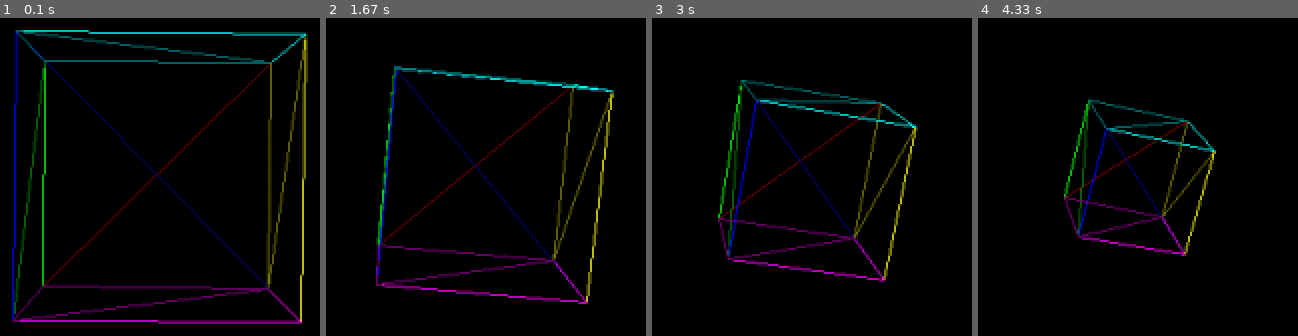
Above: before the commit, frames 1-4 (left to right).
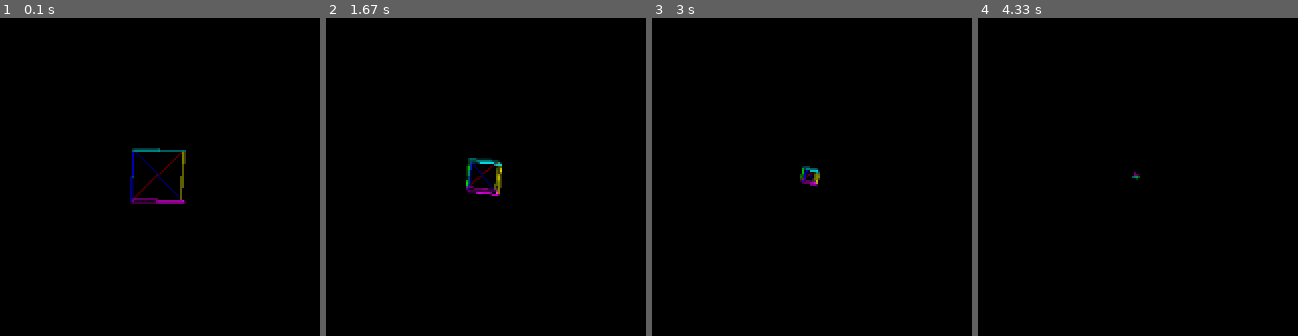
Above: after the commit, the same moments.

Repository: usamapal01/cubePygame3
Game: pygame game, started from softwaredrawing.py
Two runs of this game, one before a commit and one after it. Both use one fixed random seed, a clock stepped at 60 frames per second and the inputs below.
Inputs:
- Up to frame 1 (0.1 s): no input
- Up to frame 2 (1.67 s): no input
- Up to frame 3 (3 s): no input
- Up to frame 4 (4.33 s): no input

The runs differ from the first frame. In frame 1, 11% of the frame differs, in the area x 3-97%, y 3-97%; in frame 2, 7.1%; in frame 3, 6.4%; in frame 4, 4.4%.

Commit message:
Optimized code

Diff:
--- a/Object3D_mat.py
+++ b/Object3D_mat.py
@@ -12,15 +12,111 @@
 
 class Object3D:
     def __init__(self, mesh: Mesh3D,
-                 position: numpy.array = numpy.array([0.0, 0.0, 0.0]),
-                 orientation: numpy.array = numpy.array([0.0, 0.0, 0.0]),
-                 scale: numpy.array = numpy.array([0.5, 0.5, 0.5])):
+                 position: pygame.Vector3 = pygame.Vector3(0.0, 0.0, 0.0),
+                 orientation: pygame.Vector3 = pygame.Vector3(0.0, 0.0, 0.0),
+                 scale: pygame.Vector3 = pygame.Vector3(1.0, 1.0, 1.0),):
         self.mesh = mesh
         self.position = position
         self.orientation = orientation
         self.scale = scale
-
-    def local_to_world(self, local_vertex: numpy.array) -> numpy.array:
+        self.model_matrix = None
+        self.view_matrix = None
+        self.projection_matrix = None
+
+    def projection_matrix_update(self, frustum):
+        near, far, left, right, bottom, top = frustum
+
+        self.projection_matrix = numpy.array([
+            [2 * near / (right - left), 0, (right + left) / (right - left), 0],
+            [0, 2 * near / (top - bottom), (top + bottom) / (top - bottom), 0],
+            [0, 0, (far + near) / (near - far), 2 * far * near / (near - far)],
+            [0, 0, -1, 0]
+        ])
+
+    def view_matrix_update(self, camera):
+        eyeX, eyeY, eyeZ, atX, atY, atZ, upX, upY, upZ = camera
+
+        forward = numpy.array([atX - eyeX, atY - eyeY, atZ - eyeZ])
+        forward = forward / numpy.linalg.norm(forward)
+
+        right = numpy.cross(forward, numpy.array([upX, upY, upZ]))
+        right = right / numpy.linalg.norm(right)
+
+        up = numpy.cross(right, forward)
+        up = up / numpy.linalg.norm(up)
+
+        eye = numpy.array([eyeX, eyeY, eyeZ])
+
+        tx = numpy.dot(eye, right)
+        ty = numpy.dot(eye, up)
+        tz = numpy.dot(eye, forward)
+
+        a_camera = numpy.array([[right[0], up[0], forward[0], 0],
+                                [right[1], up[1], forward[1], 0],
+                                [right[2], up[2], forward[2], 0],
+                                [tx, ty, tz, 1]])
+
+        self.view_matrix = numpy.linalg.inv(a_camera)
+
+    def model_matrix_update(self):
+        # scale
+        scale_mat = numpy.array([[self.scale[0], 0, 0, 0],
+                                 [0, self.scale[1], 0, 0],
+                                 [0, 0, self.scale[2], 0],
+                                 [0, 0, 0, 1]])
+
+        x, y, z = self.orientation  # unpacking
+
+        yaw_cos = math.cos(y)  # math.cos(self.orientation[1]
+        yaw_sin = math.sin(y)
+
+        pitch_cos = math.cos(x)  # math.cos(self.orientation[0]
+        pitch_sin = math.sin(x)
+
+        roll_cos = math.cos(z)  # math.cos(self.orientation[2]
+        roll_sin = math.sin(z)
+
+        # Yaw (Rotate Y-Axis)
+        yaw_mat = numpy.array([
+            [yaw_cos, 0, -yaw_sin, 0],
+            [0, 1, 0, 0],
+            [yaw_sin, 0, yaw_cos, 0],
+            [0, 0, 0, 1]
+        ])
+
+        # Pitch (Rotate X-Axis)
+        pitch_mat = numpy.array([
+            [1, 0, 0, 0],
+            [0, pitch_cos, pitch_sin, 0],
+            [0, -pitch_sin, pitch_cos, 0],
+            [0, 0, 0, 1]
+        ])
+
+        # Roll (Rotate Z-Axis)
+        roll_mat = numpy.array([
+            [roll_cos, roll_sin, 0, 0],
+            [-roll_sin, roll_cos, 0, 0],
+            [0, 0, 1, 0],
+            [0, 0, 0, 1]
+        ])
+
+        # translate
+        translated_mat = numpy.array([
+            [1, 0, 0, self.position[0]],
+            [0, 1, 0, self.position[1]],
+            [0, 0, 1, self.position[2]],
+            [0, 0, 0, 1]
+        ])
+
+        # rotate (multiplying matrices in correct order)
+        self.model_matrix = numpy.matmul(translated_mat, numpy.matmul(roll_mat, numpy.matmul(
+            pitch_mat, numpy.matmul(yaw_mat, scale_mat))))
+
+        # # rotate
+        # self.model_matrix = numpy.matmul(translated_matrix, numpy.matmul(a_roll, numpy.matmul(
+        #     a_pitch, numpy.matmul(a_yaw, scale_matrix))))
+
+    def local_to_world(self, local_vertex: numpy.array, model_matrix) -> numpy.array:
         """
         Transforms the given local-space vertex to world space,
         by applying the translation, orientation, and scale vectors
@@ -33,62 +129,12 @@
         # then rotate yaw, rotate pitch, rotate roll
         # then translate.
 
-        # scale
-        scale_mat = numpy.array([[self.scale[0], 0, 0, 0],
-                                 [0, self.scale[1], 0, 0],
-                                 [0, 0, self.scale[2], 0],
-                                 [0, 0, 0, 1]])
-
-        x, y, z = self.orientation  # unpacking
-
-        yaw_cos = math.cos(y)  # math.cos(self.orientation[1]
-        yaw_sin = math.sin(y)
-
-        pitch_cos = math.cos(x)  # math.cos(self.orientation[0]
-        pitch_sin = math.sin(x)
-
-        roll_cos = math.cos(z)  # math.cos(self.orientation[2]
-        roll_sin = math.sin(z)
-
-        # Yaw (Rotate Y-Axis)
-        yaw_mat = numpy.array([
-            [yaw_cos, 0, -yaw_sin, 0],
-            [0, 1, 0, 0],
-            [yaw_sin, 0, yaw_cos, 0],
-            [0, 0, 0, 1]
-        ])
-
-        # Pitch (Rotate X-Axis)
-        pitch_mat = numpy.array([
-            [1, 0, 0, 0],
-            [0, pitch_cos, pitch_sin, 0],
-            [0, -pitch_sin, pitch_cos, 0],
-            [0, 0, 0, 1]
-        ])
-
-        # Roll (Rotate Z-Axis)
-        roll_mat = numpy.array([
-            [roll_cos, roll_sin, 0, 0],
-            [-roll_sin, roll_cos, 0, 0],
-            [0, 0, 1, 0],
-            [0, 0, 0, 1]
-        ])
-
-        # translate
-        translated_mat = numpy.array([
-            [1, 0, 0, self.position[0]],
-            [0, 1, 0, self.position[1]],
-            [0, 0, 1, self.position[2]],
-            [0, 0, 0, 1]
-        ])
-
-        # rotate (multiplying matrices in correct order)
-        local_vertex = numpy.matmul(translated_mat, numpy.matmul(roll_mat, numpy.matmul(
-            pitch_mat, numpy.matmul(yaw_mat, numpy.matmul(scale_mat, local_vertex)))))
-
-        return local_vertex
-
-    def world_to_view(self, world_vertex, camera) -> numpy.array:
+        # local_vertex = numpy.matmul(model_matrix, local_vertex)
+        # return local_vertex
+
+        return numpy.matmul(model_matrix, local_vertex)
+
+    def world_to_view(self, world_vertex, view_matrix) -> numpy.array:
         """
         Transforms the given world-space vertex to view space,
         by translating and rotating the object according to the
@@ -97,59 +143,24 @@
 
         # We don't have a movable camera for this demo, so world space
         # is identical to view space.
-        eyeX, eyeY, eyeZ, atX, atY, atZ, upX, upY, upZ = camera
-
-        forward = numpy.array([atX - eyeX, atY - eyeY, atZ - eyeZ])
-        forward = forward / numpy.linalg.norm(forward)
-
-        right = numpy.cross(forward, numpy.array([upX, upY, upZ]))
-        right = right / numpy.linalg.norm(right)
-
-        up = numpy.cross(right, forward)
-        up = up / numpy.linalg.norm(up)
-
-        eye = numpy.array([eyeX, eyeY, eyeZ])
-
-        tx = numpy.dot(eye, right)
-        ty = numpy.dot(eye, up)
-        tz = numpy.dot(eye, forward)
-
-        a_camera = numpy.array([[right[0], up[0], forward[0], 0],
-                                [right[1], up[1], forward[1], 0],
-                                [right[2], up[2], forward[2], 0],
-                                [tx, ty, tz, 1]])
-
-        a_camera_inverse = numpy.linalg.inv(a_camera)
-
-        world_vertex = numpy.matmul(a_camera_inverse, world_vertex)
-
-        # view_vertex = numpy.matmul(a_camera_inverse, world_vertex)
-        # return view_vertex
-
-        return world_vertex
-
-    def view_to_clip(self, view_vertex, frustum) -> numpy.array:
+
+        # world_vertex = numpy.matmul(view_matrix, world_vertex)
+        # return world_vertex
+
+        return numpy.matmul(view_matrix, world_vertex)
+
+    def view_to_clip(self, view_vertex, projection_matrix) -> numpy.array:
         """
         Projects the view-space vertex to clip space(normalized device coordinates).
         """
         # Finish this function to compute (xn, yn, zn) by first projecting
         # to the near-plane coordinates (xp, yp, zp), and then interpolating
         # along the clip space 2x2x2 cube.
-        near, far, left, right, bottom, top = frustum
-
-        a_persp = numpy.array([
-            [2 * near / (right - left), 0, (right + left) / (right - left), 0],
-            [0, 2 * near / (top - bottom), (top + bottom) / (top - bottom), 0],
-            [0, 0, (far + near) / (near - far), 2 * far * near / (near - far)],
-            [0, 0, -1, 0]
-        ])
-
-        view_vertex = numpy.matmul(a_persp, view_vertex)
+
+        view_vertex = numpy.matmul(projection_matrix, view_vertex)
 
         view_vertex = numpy.array([view_vertex[0] / view_vertex[3],
-                                   view_vertex[1] / view_vertex[3],
-                                   view_vertex[2], view_vertex[3]
-                                   ])
+                                   view_vertex[1] / view_vertex[3], view_vertex[2], view_vertex[3]])
         return view_vertex
 
     def clip_to_screen(self, clip_vertex, surface: pygame.Surface) -> tuple[int, int]:
@@ -170,12 +181,37 @@
         # the the positive y-axis goes DOWN in Pygame, but UP in clip space.
         return int(xs), int(ys)
 
-    def draw(self, surface: pygame.Surface, frustum, camera):
+    # def draw(self, surface: pygame.Surface, frustum, camera):
+    #     projected = []
+    #     for v_local in self.mesh.vertices:
+    #         v_world = self.local_to_world(v_local)
+    #         v_view = self.world_to_view(v_world, camera)
+    #         v_clip = self.view_to_clip(v_view, frustum)
+    #         v_screen = self.clip_to_screen(v_clip, surface)
+    #         projected.append(v_screen)
+    #
+    #     for tri in self.mesh.faces:
+    #         a, b, c = (
+    #             projected[tri[0]],
+    #             projected[tri[1]],
+    #             projected[tri[2]],
+    #         )
+    #         primitives.draw_triangle(surface, a, b, c, tri[3])
+
+    def draw(self, surface: pygame.Surface, model_matrix, view_matrix, projection_matrix):
         projected = []
+        # self.model_matrix_update()
+        # self.view_matrix_update(camera)
+        # self.projection_matrix_update(frustum)
         for v_local in self.mesh.vertices:
-            v_world = self.local_to_world(v_local)
-            v_view = self.world_to_view(v_world, camera)
-            v_clip = self.view_to_clip(v_view, frustum)
+            # v_world = self.local_to_world(v_local)
+            # v_view = self.world_to_view(v_world)
+            # v_clip = self.view_to_clip(v_view, frustum)
+            # v_screen = self.clip_to_screen(v_clip, surface)
+            # projected.append(v_screen)
+            v_world = self.local_to_world(v_local, model_matrix)
+            v_view = self.world_to_view(v_world, view_matrix)
+            v_clip = self.view_to_clip(v_view, projection_matrix)
             v_screen = self.clip_to_screen(v_clip, surface)
             projected.append(v_screen)
 
--- a/softwaredrawing.py
+++ b/softwaredrawing.py
@@ -3,6 +3,7 @@
 import math
 # from Object3D_mat import Object3D
 from Object3D_mat import Object3D
+
 
 ######
 # REQUIREMENTS:
@@ -21,7 +22,7 @@
     screen = pygame.display.set_mode((screen_width, screen_height))
     done = False
     m = make_cube()
-    m.position = pygame.Vector3(0, 0, -2)
+    m.position = pygame.Vector3(0, 0, -5)
 
     # Given the vertical half-FOV, compute coordinates of the perspective frustum.
     v_fov = 30
@@ -36,21 +37,51 @@
     print(near, far, left, right, bottom, top)
     frustum = (near, far, left, right, bottom, top)
     black = pygame.Color(0, 0, 0)
-    # m.scale[0] = 1
-    # m.scale[1] = 1
-    # m.scale[2] = 1
+    m.scale[0] = 0.25
+    m.scale[1] = 0.25
+    m.scale[2] = 0.25
+
+    # static_orientation = m.orientation
+    # static_position = m.position
+    # static_scale = m.scale
     camera = (1, 3, -2, 1, 3, -5, 0, 1, 0)
 
+    m.model_matrix_update()
+    m.view_matrix_update(camera)
+    m.projection_matrix_update(frustum)
+
+    curr_orientation = (m.orientation[0], m.orientation[1], m.orientation[2])
+    curr_scale = (m.scale[0], m.scale[1], m.scale[2])
+    curr_position = (m.position[0], m.position[1], m.position[2])
+    curr_camera = (camera[0], camera[1], camera[2], camera[3], camera[4], camera[5], camera[6], camera[7], camera[8])
+    curr_frustum = (frustum[0], frustum[1], frustum[2], frustum[3], frustum[4], frustum[5])
 
     while not done:
         screen.fill(black)
         for event in pygame.event.get():
             if event.type == pygame.QUIT:
                 done = True
+
+        # checking if the cube has been moved, scaled, or turned
+        if curr_orientation != m.orientation or curr_position != m.position or curr_scale != m.scale:
+            m.model_matrix_update()
+
+            curr_orientation = (m.orientation[0], m.orientation[1], m.orientation[2])
+            curr_scale = (m.scale[0], m.scale[1], m.scale[2])
+            curr_position = (m.position[0], m.position[1], m.position[2])
+        if curr_camera != (
+                camera[0], camera[1], camera[2], camera[3], camera[4], camera[5], camera[6], camera[7], camera[8]):
+            curr_camera = (
+                camera[0], camera[1], camera[2], camera[3], camera[4], camera[5], camera[6], camera[7], camera[8])
+            m.projection_matrix_update(curr_camera)
+        if curr_frustum != (frustum[0], frustum[1], frustum[2], frustum[3], frustum[4], frustum[5]):
+            curr_frustum = (frustum[0], frustum[1], frustum[2], frustum[3], frustum[4], frustum[5])
+            m.view_matrix_update(curr_frustum)
+
         m.orientation += pygame.Vector3(0.001, 0.001, 0.001)
         m.position += pygame.Vector3(0.00, 0.00, -0.001)  # backwards
         m.scale += pygame.Vector3(-0.001, -0.001, -0.001)  # reverted
 
-        m.draw(screen, frustum, camera)
+        m.draw(screen, m.model_matrix, m.view_matrix, m.projection_matrix)
         pygame.display.flip()
     pygame.quit()
